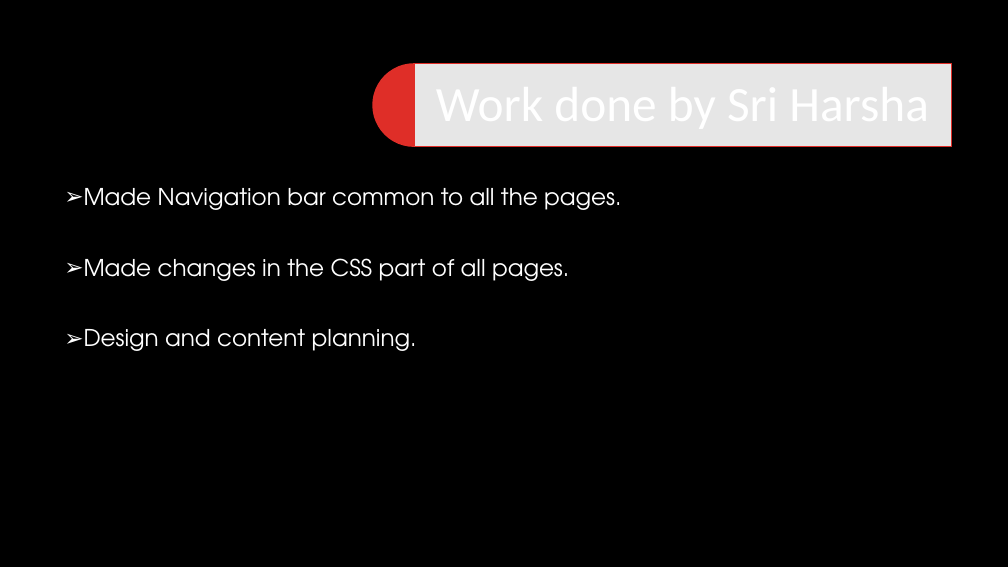
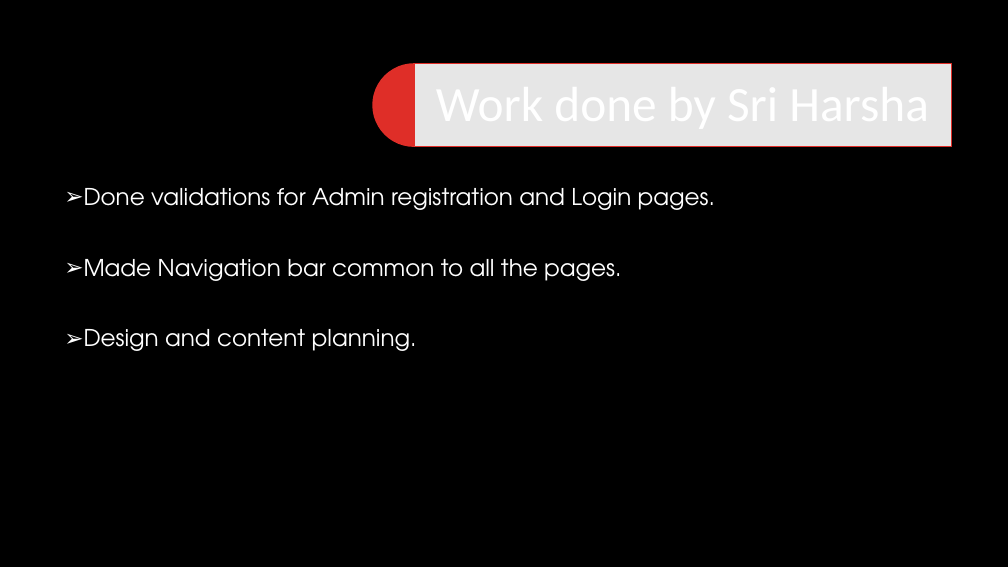
Before and after one commit to priyasatbhaya/IT_WEBD, a slide deck: slide 16 of Internet and web technology new ppt.pptx. Drawn at 1008x567 pixels with LibreOffice and Linux fonts; fonts in the diff are those of the drawing; background and template pictures are left out. Boxes give left, top, right and bottom in pixels: in the first picture for what was removed or moved away, otherwise in the second. Text is boxed around its words. In the diff, an @@ line names an element or a change of style, - is before the commit and + after.

Commit message:
Final modifications in Validations

```diff
--- a/Internet and web technology new ppt.pptx
+++ b/Internet and web technology new ppt.pptx
@@ text at (151, 188, 715, 210): paragraph added @@
+➢ Done validations for Admin registration and Login pages.
@@ text at (84, 258, 569, 281): paragraph removed @@
-➢ Made changes in the CSS part of all pages.
```
Also in this commit, not shown: 11 other slides changed, 8 other files.
